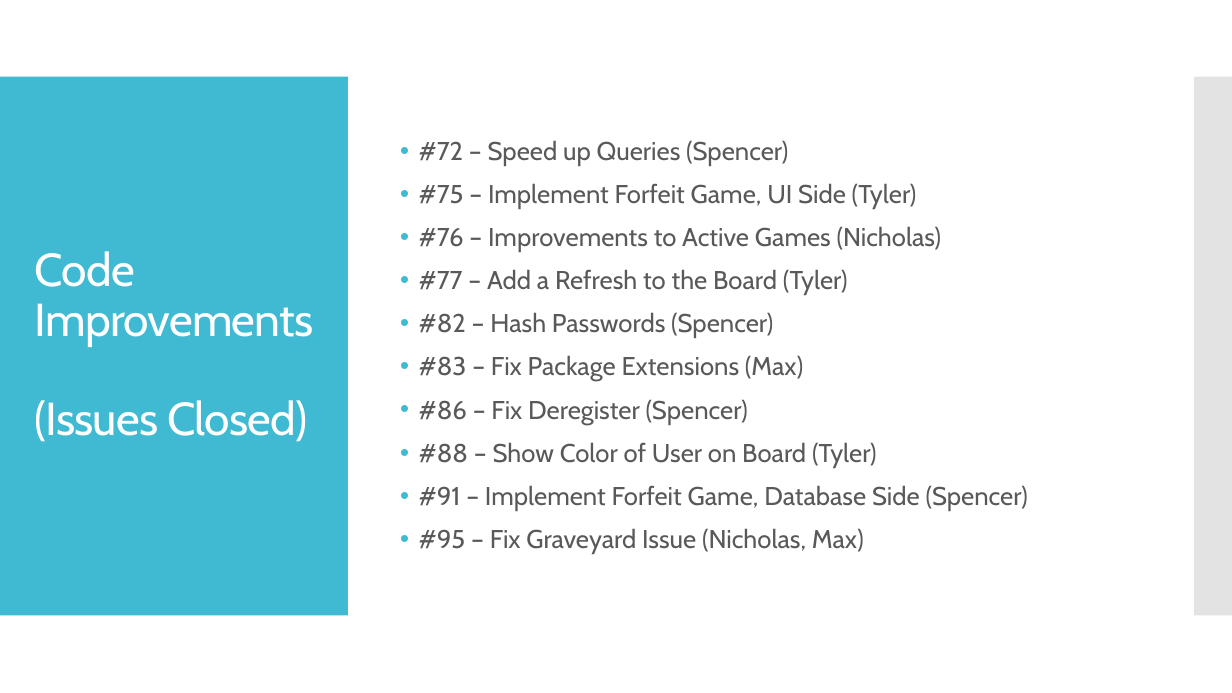
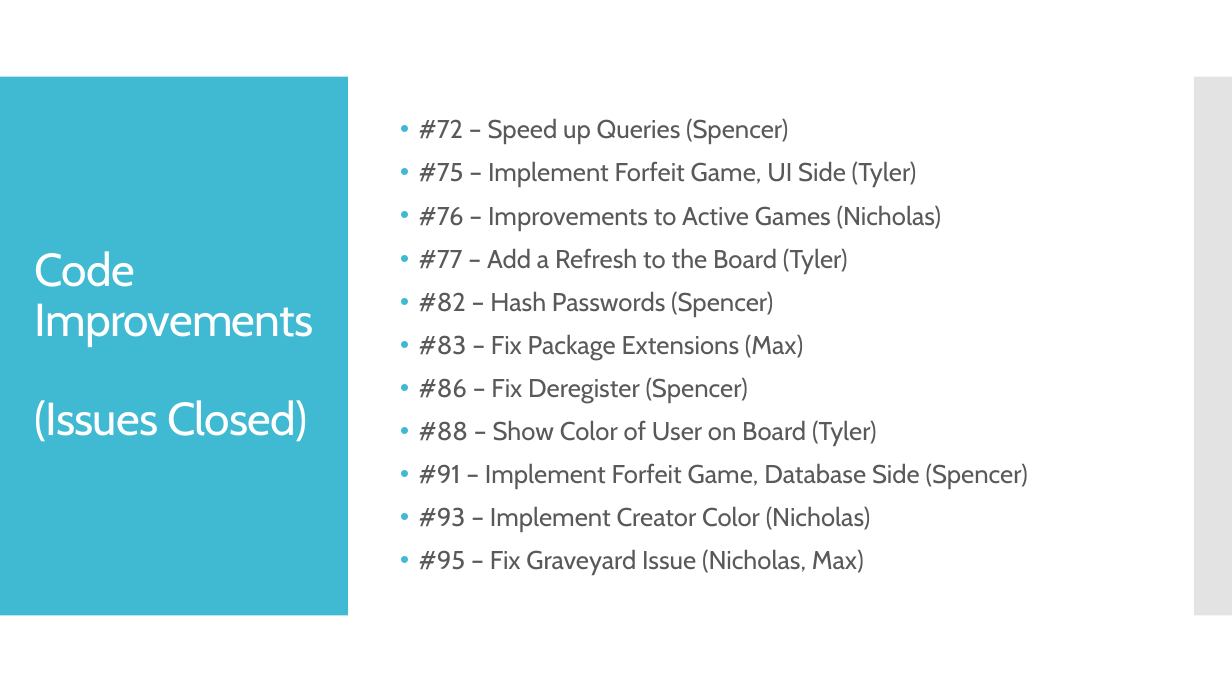
Before and after one commit to NickWaltCSU/cs414-f17-301-UltraLiteCoding, a slide deck: slide 5 of Presentation 5/Presentation.pptx. Drawn at 1232x693 pixels with LibreOffice and Linux fonts; fonts in the diff are those of the drawing. Boxes give left, top, right and bottom in pixels: in the first picture for what was removed or moved away, otherwise in the second. Text is boxed around its words. In the diff, an @@ line names an element or a change of style, - is before the commit and + after.

Commit message:
update to presentation
added the issue i just closed to Issues Closed

```diff
--- a/Presentation 5/Presentation.pptx
+++ b/Presentation 5/Presentation.pptx
@@ text at (419,506,871,532): paragraph added @@
+• #93 – Implement Creator Color (Nicholas)
```
